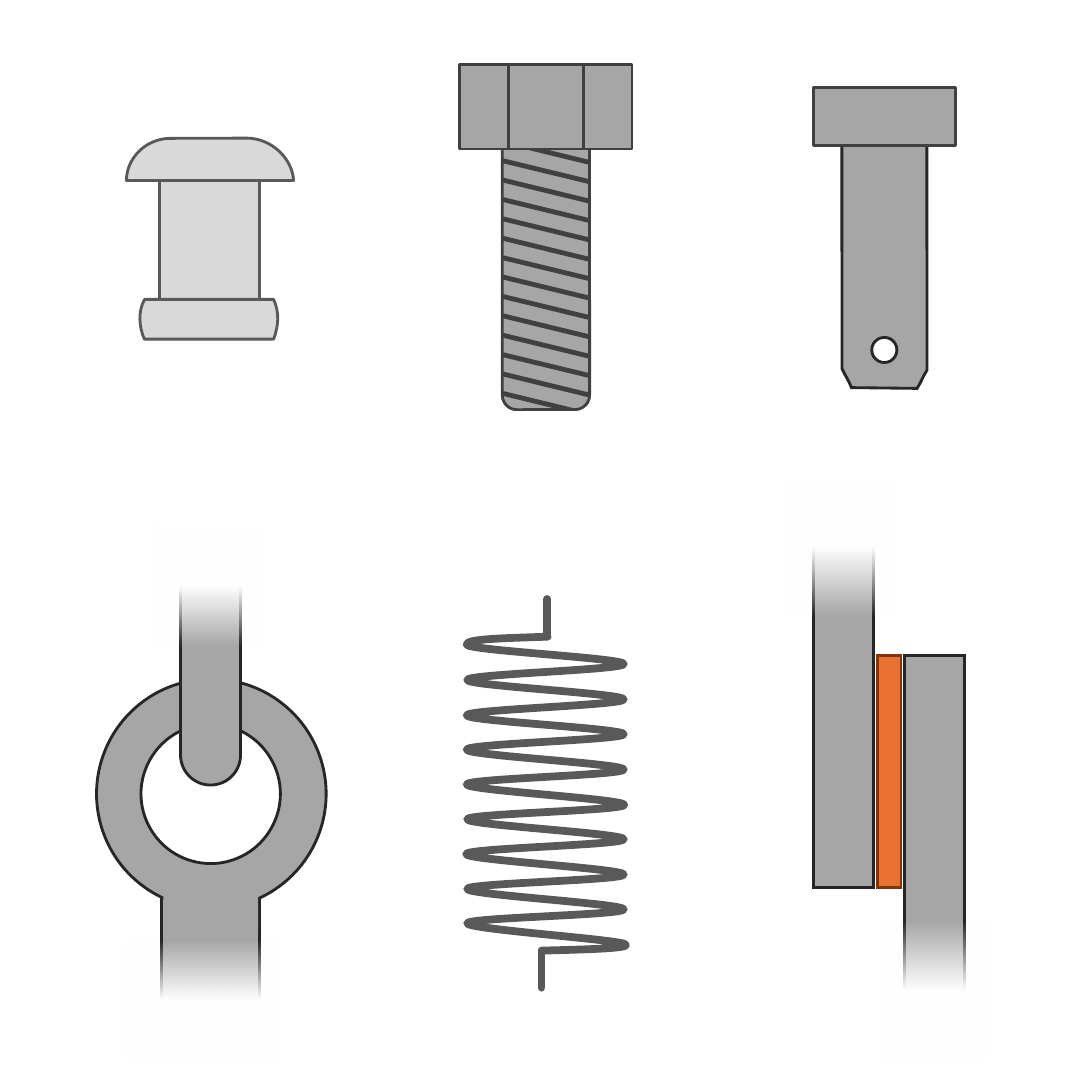
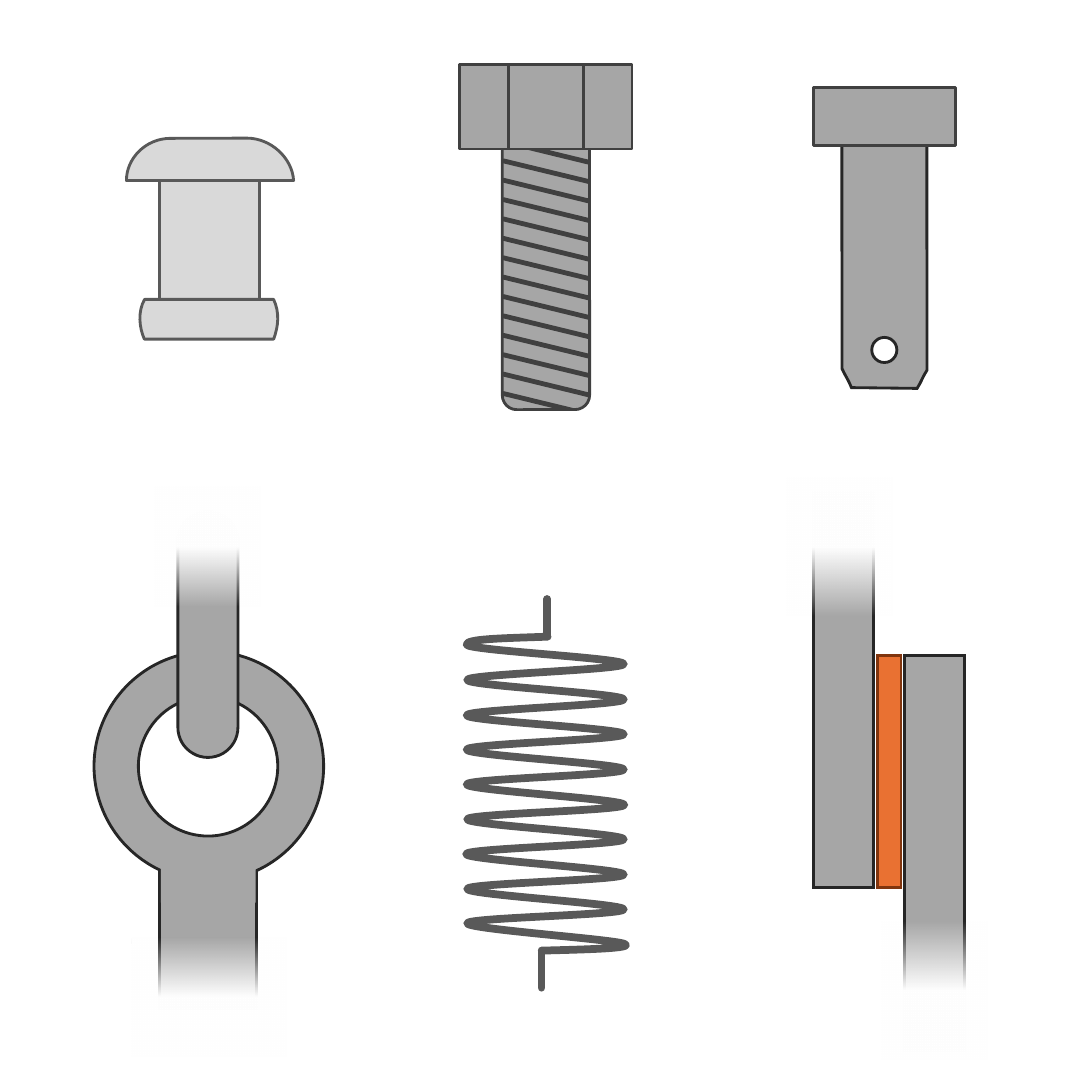
Before and after one commit to m4zeRobot/Project-FoSa, a slide deck: slide 13 of LaTeX B.Sc. LRT/Konstruktionslehre 1&2/images/KE-Images.pptx (slide 10 before the commit). Drawn at 1092x1092 pixels with LibreOffice and Linux fonts; fonts in the diff are those of the drawing. Boxes give left, top, right and bottom in pixels: in the first picture for what was removed or moved away, otherwise in the second. Text is boxed around its words. In the diff, an @@ line names an element or a change of style, - is before the commit and + after.

```diff
--- a/LaTeX B.Sc. LRT/Konstruktionslehre 1&2/images/KE-Images.pptx
+++ b/LaTeX B.Sc. LRT/Konstruktionslehre 1&2/images/KE-Images.pptx
@@ rectangle: place and size @@
-rectangle at bbox=[154, 525, 259, 644]
+rectangle at bbox=[154, 486, 259, 606]
@@ rounded rectangle: place and size @@
-rounded rectangle at bbox=[180, 540, 241, 784]
+rounded rectangle at bbox=[177, 513, 238, 757]
@@ ellipse: place and size @@
-ellipse at bbox=[97, 679, 327, 909]
+ellipse at bbox=[94, 651, 324, 881]
@@ ellipse: place and size @@
-ellipse at bbox=[141, 723, 280, 862]
+ellipse at bbox=[139, 696, 277, 834]
@@ rectangle: place and size @@
-rectangle at bbox=[161, 884, 258, 1034]
+rectangle at bbox=[158, 856, 255, 1006]
@@ rectangle: place and size @@
-rectangle at bbox=[164, 870, 258, 931]
+rectangle at bbox=[161, 843, 255, 904]
@@ rectangle: place and size @@
-rectangle at bbox=[126, 941, 281, 1060]
+rectangle at bbox=[132, 938, 287, 1057]
```
Also in this commit, not shown: 3 slides added, 4 other files.
